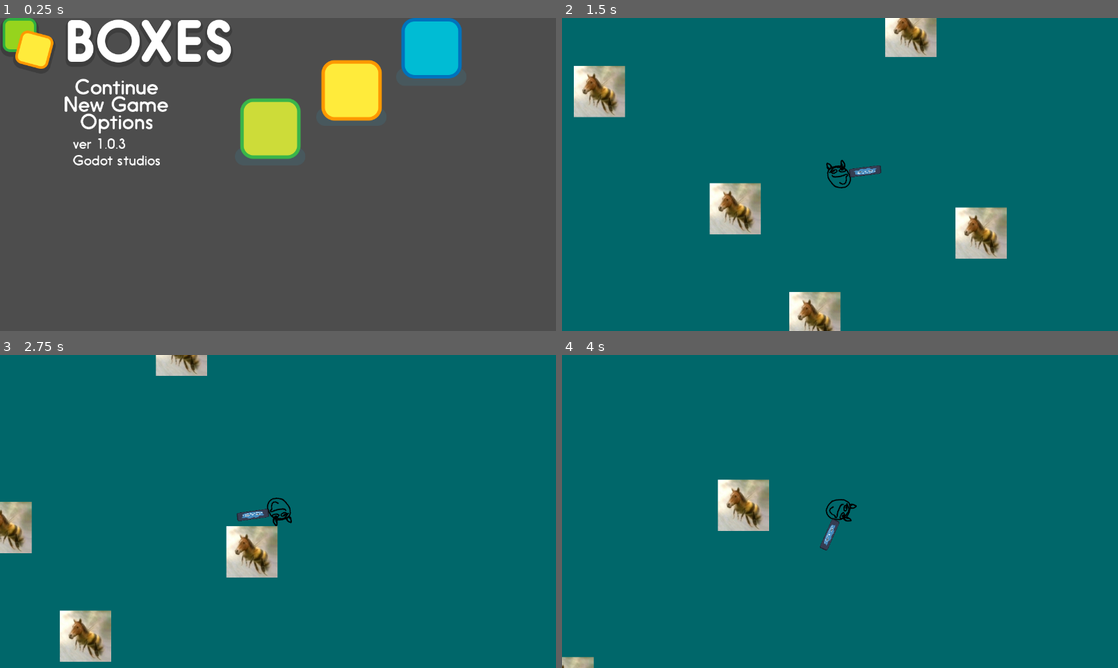
Above: before the commit, frames 1-4 (two rows, left to right).
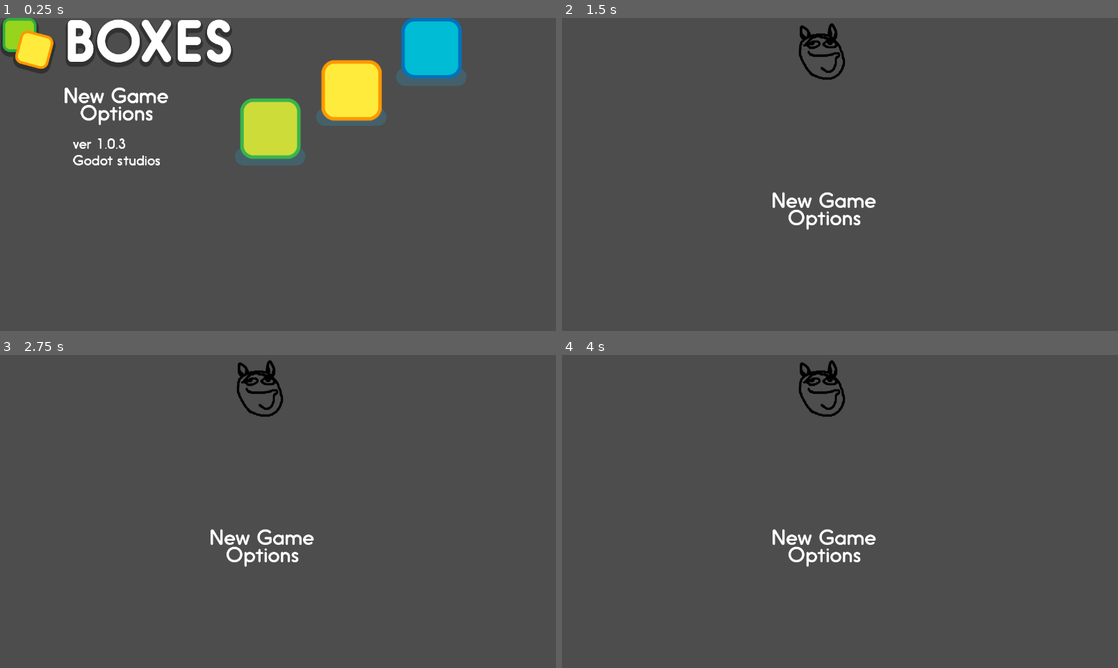
Above: after the commit, the same moments.

Repository: brianli378/ecs179-final-project
Game: Godot game, scene res://scenes/world.tscn
Same seed, same stepped clock (60 frames per second), same inputs: the game is played once before the commit and once after it.
Inputs (mouse positions are in pixels of both pictures, inside the frame that each line leads up to):
- Up to frame 1 (0.25 s): no input
- Up to frame 2 (1.5 s): click (678, 96) at 0.52 s; tap Enter (ui_accept) at 1.25, 1.35 s; move the mouse to (962, 158) at 1.27 s; hold D (move_right) from 1.28 s (still down)
- Up to frame 3 (2.75 s): tap Enter (ui_accept) at 1.52, 1.82, 2.27, 2.3, 2.57 s; move the mouse to (166, 527) at 2.02 s; release D (move_right) at 2.03 s; hold S (move_down) from 2.03 s (still down); click (166, 527) at 2.1 s
- Up to frame 4 (4 s): tap Enter (ui_accept) at 2.75, 2.85, 3.77, 3.8 s; move the mouse to (895, 442) at 2.77 s; release S (move_down) at 2.78 s; hold D (move_right) 2.78-3.53 s; move the mouse to (812, 574) at 3.52 s; hold W (move_up) from 3.53 s (still down); click (812, 574) at 3.6 s

The runs differ from the first frame. In frame 1, 1.4% of the frame differs, in the area x 4-69%, y 0-48%; in frame 2, 100%; in frame 3, 100%; in frame 4, 100%, in the area x 0-100%, y 0-100%.

Commit message:
got death screen and buttons for start game working

Diff:
--- a/2d-roguelike/project.godot
+++ b/2d-roguelike/project.godot
@@ -14,6 +14,10 @@
 run/main_scene="uid://csdcglssx12od"
 config/features=PackedStringArray("4.5", "Mobile")
 config/icon="res://assets/placeholder_gun.svg"
+
+[autoload]
+
+World="*res://scenes/world.tscn"
 
 [display]
 
--- a/2d-roguelike/scenes/MainMenu.tscn
+++ b/2d-roguelike/scenes/MainMenu.tscn
@@ -1,154 +1,56 @@
-[gd_scene load_steps=7 format=2]
+[gd_scene load_steps=7 format=3 uid="uid://dah2wgypumw50"]
 
-[ext_resource path="res://assets/main_menu/title.png" type="Texture" id=1]
-[ext_resource path="res://assets/main_menu/label_continue.png" type="Texture" id=2]
-[ext_resource path="res://assets/main_menu/label_new_game.png" type="Texture" id=3]
-[ext_resource path="res://assets/main_menu/label_options.png" type="Texture" id=4]
-[ext_resource path="res://assets/main_menu/version.png" type="Texture" id=5]
-[ext_resource path="res://assets/main_menu/characters.png" type="Texture" id=6]
+[ext_resource type="Texture2D" uid="uid://d31xyvdnc2vq7" path="res://assets/main_menu/title.png" id="1"]
+[ext_resource type="Texture2D" uid="uid://dhh4n0alf822c" path="res://assets/main_menu/label_new_game.png" id="3"]
+[ext_resource type="Script" uid="uid://b6qapnl5v8owt" path="res://scripts/start_game_button.gd" id="3_ucygd"]
+[ext_resource type="Texture2D" uid="uid://cg23kqpw4l5s3" path="res://assets/main_menu/label_options.png" id="4"]
+[ext_resource type="Texture2D" uid="uid://cr6xyl01pogv" path="res://assets/main_menu/version.png" id="5"]
+[ext_resource type="Texture2D" uid="uid://ne62o4t5vdc5" path="res://assets/main_menu/characters.png" id="6"]
 
 [node name="MainMenu" type="MarginContainer"]
-
-margin_right = 1366.0
-margin_bottom = 768.0
-rect_pivot_offset = Vector2( 0, 0 )
-rect_clip_content = false
 mouse_filter = 0
-size_flags_horizontal = 1
-size_flags_vertical = 1
-custom_constants/margin_right = 120
-custom_constants/margin_top = 80
-custom_constants/margin_left = 120
-custom_constants/margin_bottom = 80
-_sections_unfolded = [ "custom_constants" ]
 
 [node name="HBoxContainer" type="HBoxContainer" parent="."]
-
-margin_left = 120.0
-margin_top = 80.0
-margin_right = 1246.0
-margin_bottom = 688.0
-rect_pivot_offset = Vector2( 0, 0 )
-rect_clip_content = false
+layout_mode = 2
 mouse_filter = 0
-size_flags_horizontal = 1
-size_flags_vertical = 1
 alignment = 1
 
 [node name="VBoxContainer" type="VBoxContainer" parent="HBoxContainer"]
-
-margin_right = 537.0
-margin_bottom = 608.0
-rect_pivot_offset = Vector2( 0, 0 )
-rect_clip_content = false
-mouse_filter = 1
-size_flags_horizontal = 1
-size_flags_vertical = 1
-alignment = 0
-_sections_unfolded = [ "custom_constants" ]
+layout_mode = 2
 
 [node name="Logo" type="TextureRect" parent="HBoxContainer/VBoxContainer"]
-
-margin_right = 537.0
-margin_bottom = 129.0
-rect_pivot_offset = Vector2( 0, 0 )
-rect_clip_content = false
-mouse_filter = 1
-size_flags_horizontal = 1
-size_flags_vertical = 1
-texture = ExtResource( 1 )
+layout_mode = 2
+texture = ExtResource("1")
 stretch_mode = 3
-_sections_unfolded = [ "Size Flags" ]
 
 [node name="VBoxContainer" type="VBoxContainer" parent="HBoxContainer/VBoxContainer"]
+layout_mode = 2
+size_flags_vertical = 3
+alignment = 1
 
-margin_top = 133.0
-margin_right = 537.0
-margin_bottom = 542.0
-rect_pivot_offset = Vector2( 0, 0 )
-rect_clip_content = false
-mouse_filter = 1
-size_flags_horizontal = 1
-size_flags_vertical = 3
-custom_constants/separation = 30
-alignment = 1
-_sections_unfolded = [ "Size Flags", "custom_constants" ]
-
-[node name="Continue" type="TextureRect" parent="HBoxContainer/VBoxContainer/VBoxContainer"]
-
-margin_top = 115.0
-margin_right = 537.0
-margin_bottom = 151.0
-rect_pivot_offset = Vector2( 0, 0 )
-rect_clip_content = false
-mouse_filter = 1
-size_flags_horizontal = 1
-size_flags_vertical = 1
-texture = ExtResource( 2 )
+[node name="TextureButton" type="TextureButton" parent="HBoxContainer/VBoxContainer/VBoxContainer"]
+layout_mode = 2
+texture_normal = ExtResource("3")
 stretch_mode = 3
-
-[node name="NewGame" type="TextureRect" parent="HBoxContainer/VBoxContainer/VBoxContainer"]
-
-margin_top = 181.0
-margin_right = 537.0
-margin_bottom = 217.0
-rect_pivot_offset = Vector2( 0, 0 )
-rect_clip_content = false
-mouse_filter = 1
-size_flags_horizontal = 1
-size_flags_vertical = 1
-texture = ExtResource( 3 )
-stretch_mode = 3
+script = ExtResource("3_ucygd")
 
 [node name="Options" type="TextureRect" parent="HBoxContainer/VBoxContainer/VBoxContainer"]
-
-margin_top = 247.0
-margin_right = 537.0
-margin_bottom = 293.0
-rect_pivot_offset = Vector2( 0, 0 )
-rect_clip_content = false
-mouse_filter = 1
-size_flags_horizontal = 1
-size_flags_vertical = 1
-texture = ExtResource( 4 )
+layout_mode = 2
+texture = ExtResource("4")
 stretch_mode = 3
 
 [node name="Version" type="TextureRect" parent="HBoxContainer/VBoxContainer"]
-
-margin_top = 546.0
-margin_right = 537.0
-margin_bottom = 608.0
-rect_pivot_offset = Vector2( 0, 0 )
-rect_clip_content = false
-mouse_filter = 1
-size_flags_horizontal = 1
-size_flags_vertical = 1
-texture = ExtResource( 5 )
+layout_mode = 2
+texture = ExtResource("5")
 stretch_mode = 3
 
 [node name="CenterContainer" type="CenterContainer" parent="HBoxContainer"]
-
-margin_left = 541.0
-margin_right = 1126.0
-margin_bottom = 608.0
-rect_pivot_offset = Vector2( 0, 0 )
-rect_clip_content = false
-mouse_filter = 0
+layout_mode = 2
 size_flags_horizontal = 3
 size_flags_vertical = 3
-use_top_left = false
-_sections_unfolded = [ "Size Flags" ]
+mouse_filter = 0
 
 [node name="Characters" type="TextureRect" parent="HBoxContainer/CenterContainer"]
-
-margin_left = 26.0
-margin_top = 134.0
-margin_right = 559.0
-margin_bottom = 473.0
-rect_pivot_offset = Vector2( 0, 0 )
-rect_clip_content = false
-mouse_filter = 1
-size_flags_horizontal = 1
-size_flags_vertical = 1
-texture = ExtResource( 6 )
+layout_mode = 2
+texture = ExtResource("6")
 stretch_mode = 3
--- /dev/null
+++ b/2d-roguelike/scenes/death_menu.tscn
@@ -0,0 +1,36 @@
+[gd_scene load_steps=5 format=3 uid="uid://b3o364gauu71r"]
+
+[ext_resource type="Texture2D" uid="uid://dlwpiotc2krv1" path="res://assets/placeholder_player.svg" id="1_vqs20"]
+[ext_resource type="Texture2D" uid="uid://dhh4n0alf822c" path="res://assets/main_menu/label_new_game.png" id="2_20fbl"]
+[ext_resource type="Script" uid="uid://b6qapnl5v8owt" path="res://scripts/start_game_button.gd" id="3_uldby"]
+[ext_resource type="Texture2D" uid="uid://cg23kqpw4l5s3" path="res://assets/main_menu/label_options.png" id="4_tie44"]
+
+[node name="DeathMenu" type="MarginContainer"]
+offset_left = -36.0
+offset_top = -25.0
+offset_right = 1244.0
+offset_bottom = 704.0
+
+[node name="VBoxContainer" type="VBoxContainer" parent="."]
+layout_mode = 2
+
+[node name="Logo" type="TextureRect" parent="VBoxContainer"]
+layout_mode = 2
+texture = ExtResource("1_vqs20")
+stretch_mode = 3
+
+[node name="VBoxContainer" type="VBoxContainer" parent="VBoxContainer"]
+layout_mode = 2
+size_flags_vertical = 3
+alignment = 1
+
+[node name="TextureButton" type="TextureButton" parent="VBoxContainer/VBoxContainer"]
+layout_mode = 2
+texture_normal = ExtResource("2_20fbl")
+stretch_mode = 3
+script = ExtResource("3_uldby")
+
+[node name="Options" type="TextureRect" parent="VBoxContainer/VBoxContainer"]
+layout_mode = 2
+texture = ExtResource("4_tie44")
+stretch_mode = 3
--- a/2d-roguelike/scenes/world.tscn
+++ b/2d-roguelike/scenes/world.tscn
@@ -1,12 +1,15 @@
-[gd_scene load_steps=4 format=3 uid="uid://csdcglssx12od"]
+[gd_scene load_steps=5 format=3 uid="uid://csdcglssx12od"]
 
-[ext_resource type="Script" uid="uid://dporqdc815ox1" path="res://scenes/world.gd" id="1_4wyf3"]
-[ext_resource type="PackedScene" path="res://scenes/MainMenu.tscn" id="2_k0juu"]
+[ext_resource type="Script" uid="uid://dporqdc815ox1" path="res://scripts/world.gd" id="1_4wyf3"]
+[ext_resource type="PackedScene" uid="uid://dah2wgypumw50" path="res://scenes/MainMenu.tscn" id="2_k0juu"]
 [ext_resource type="PackedScene" uid="uid://dfob77al3r2l3" path="res://scenes/game.tscn" id="3_71j4m"]
+[ext_resource type="PackedScene" uid="uid://b3o364gauu71r" path="res://scenes/death_menu.tscn" id="4_k0juu"]
 
 [node name="World" type="Node2D"]
 script = ExtResource("1_4wyf3")
 
 [node name="MainMenu" parent="." instance=ExtResource("2_k0juu")]
 
+[node name="DeathMenu" parent="." instance=ExtResource("4_k0juu")]
+
 [node name="Game" parent="." instance=ExtResource("3_71j4m")]
--- a/2d-roguelike/scripts/player.gd
+++ b/2d-roguelike/scripts/player.gd
@@ -1,5 +1,8 @@
 class_name Player
 extends CharacterBody2D
+
+# This is the root world scene we can use to switch menus
+var _world:Node2D = World
 
 var speed = 700.0
 
@@ -16,4 +19,7 @@
 		velocity.x = move_toward(velocity.x, 0, speed)
 		velocity.y = move_toward(velocity.y, 0, speed)
 
+	if Input.is_action_just_pressed("ui_accept"):
+		_world.death_menu()
+
 	move_and_slide()
--- /dev/null
+++ b/2d-roguelike/scripts/start_game_button.gd
@@ -0,0 +1,7 @@
+extends TextureButton
+
+var _world:Node2D = World
+
+func _pressed():
+	print("starting game")
+	_world.start_game()
--- a/2d-roguelike/scenes/world.gd
+++ b/2d-roguelike/scripts/world.gd
@@ -3,8 +3,13 @@
 var _menu:Resource = load("res://scenes/MainMenu.tscn")
 var _menu_node:Node
 
+var _death_menu:Resource = load("res://scenes/death_menu.tscn")
+var _death_menu_node:Node
+
 var _game:Resource = load("res://scenes/game.tscn")
 var _game_node:Node
+
+#var _all_nodes:Array[Node] = [_menu_node, _death_menu_node, _game_node]
 
 func start_menu() -> void:
 	print("start_menu")
@@ -20,18 +25,31 @@
 	add_child(_game_node)
 	#TODO: when the player dies, we switch to that scene and free game node
 
-func _process(_float) -> void:
-	if Input.is_action_just_pressed("move_left"):
-		start_menu()
-	elif Input.is_action_just_pressed("move_right"):
-		start_game()
+func death_menu() -> void:
+	print("death_menu")
+	_clear_scene()
+	# instantisate the scene and add it as a child to the tree
+	_death_menu_node = _death_menu.instantiate()
+	add_child(_death_menu_node)
 
 func _ready():
 	$MainMenu.queue_free()
 	$Game.queue_free()
+	$DeathMenu.queue_free()
 	start_menu()
 
 func _clear_scene()  -> void:
+	#TODO: for some reason, this loop doesn't work, but the if statements do
+	#for node in _all_nodes:
+	#	if node != null:
+	#		node.queue_free()
+	if _death_menu_node != null:
+		_death_menu_node.queue_free()
+	if _menu_node != null:
+		_menu_node.queue_free()
+	if _game_node != null:
+		_game_node.queue_free()
+
 	var root = get_tree().current_scene
 	for child in root.get_children():
 		child.queue_free()
Not shown, added: 2d-roguelike/scripts/start_game_button.gd.uid
Renamed: 2d-roguelike/scenes/world.gd.uid -> 2d-roguelike/scripts/world.gd.uid
